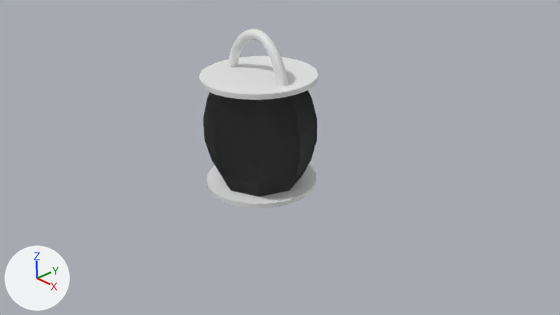
The Blender file Assets/lantern.blend, before and after one commit.
Rendered twice from the file's camera 'Camera'. The lights are fixed; the arrows at lower left show +X, +Y and +Z.
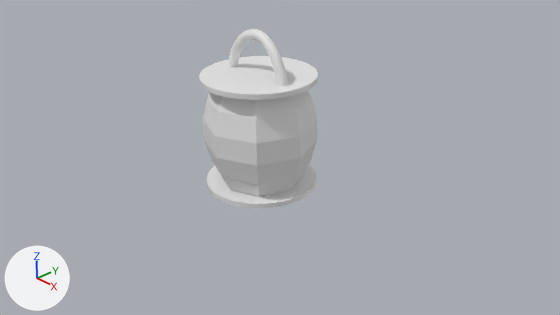
What differs and where, as boxes [x1, y1, x2, y2] in the pictures (560 x 315 px):
'Cylinder', recoloured (black to grey)
    both: [203, 90, 317, 197]

The change, as a diff of the scene's bpy script:
```diff
--- a/Assets/lantern.blend.py
+++ b/Assets/lantern.blend.py
@@ me_cylinder_003 @@
 me_cylinder_003.from_pydata(...)  # 48 vertices, 42 faces; spans x -1.0..1.0, y -1.0..1.0, z -1.0..1.0
-me_cylinder_003.materials.append(mat_material_001)
```
